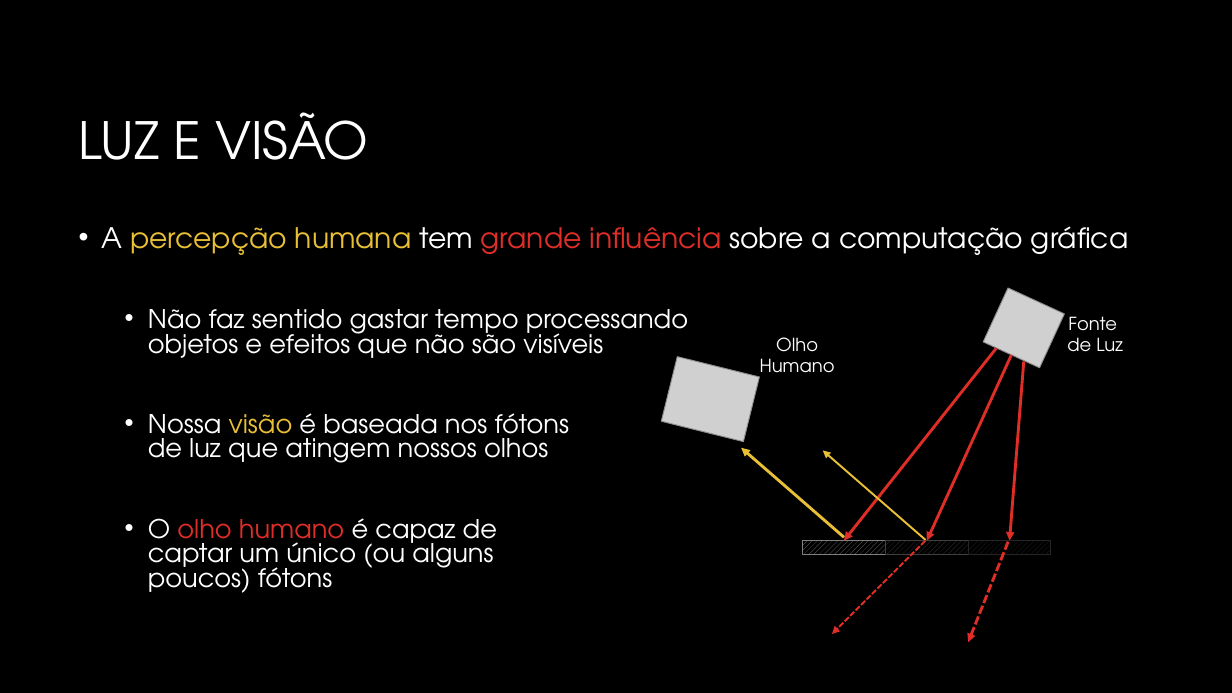
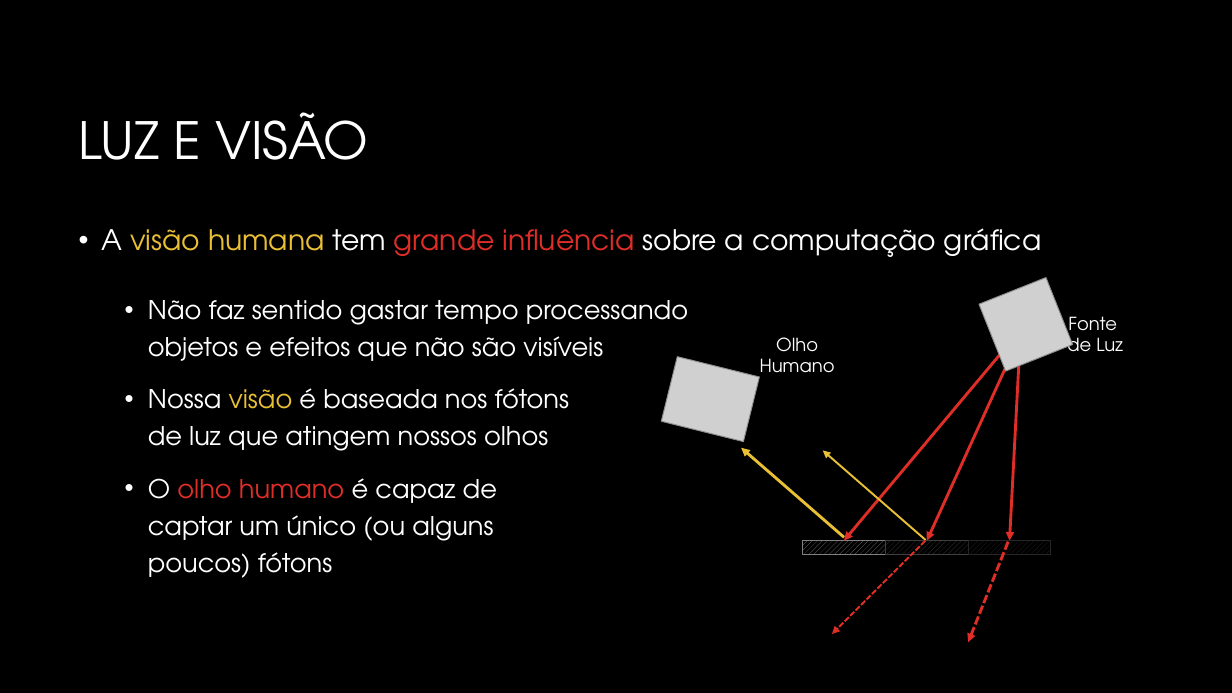
Before and after one commit to JudsonSS/CG, a slide deck: slide 26 of Slides/01. Conceitos Básicos.pptx (slide 23 before the commit). Drawn at 1232x693 pixels with LibreOffice and Linux fonts; fonts in the diff are those of the drawing; grey boxes stand for pictures; background and template pictures are left out. Boxes give left, top, right and bottom in pixels: in the first picture for what was removed or moved away, otherwise in the second. Text is boxed around its words. In the diff, an @@ line names an element or a change of style, - is before the commit and + after.

```diff
--- a/Slides/01. Conceitos Básicos.pptx
+++ b/Slides/01. Conceitos Básicos.pptx
@@ text at [102, 228, 1042, 257]: text changed @@
-• A percepção humana tem grande influência sobre a computação gráfica
+• A visão humana tem grande influência sobre a computação gráfica
@@ picture at [979, 278, 1073, 371]: rotation 24 to 158 degrees @@
@@ text at [148, 300, 688, 578]: line spacing 0.8 to 1.2 @@
@@ arrow moved from (996, 348) - (844, 541) to (1003, 351) - (844, 541) @@
@@ arrow moved from (1024, 361) - (1010, 541) to (1019, 357) - (1010, 541) @@
```
Also in this commit, not shown: 15 other slides changed, 3 slides added, 9 other files.
